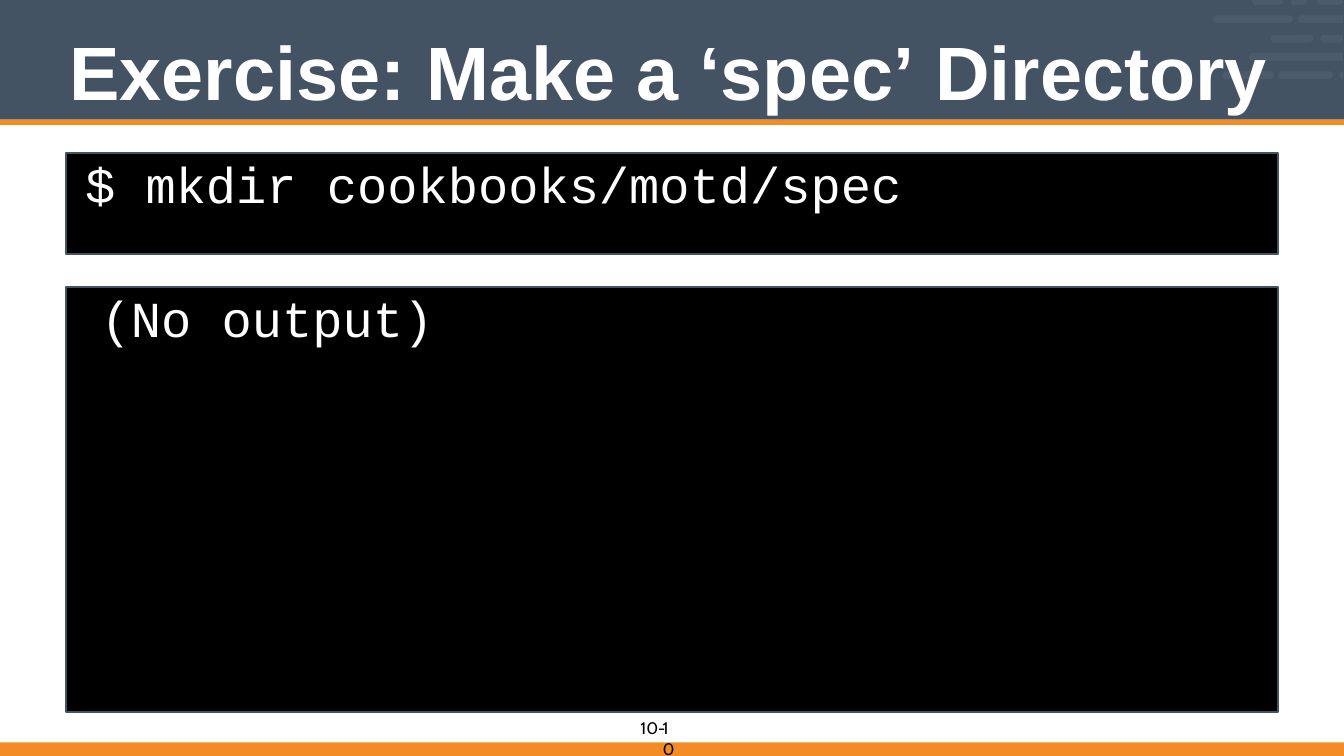
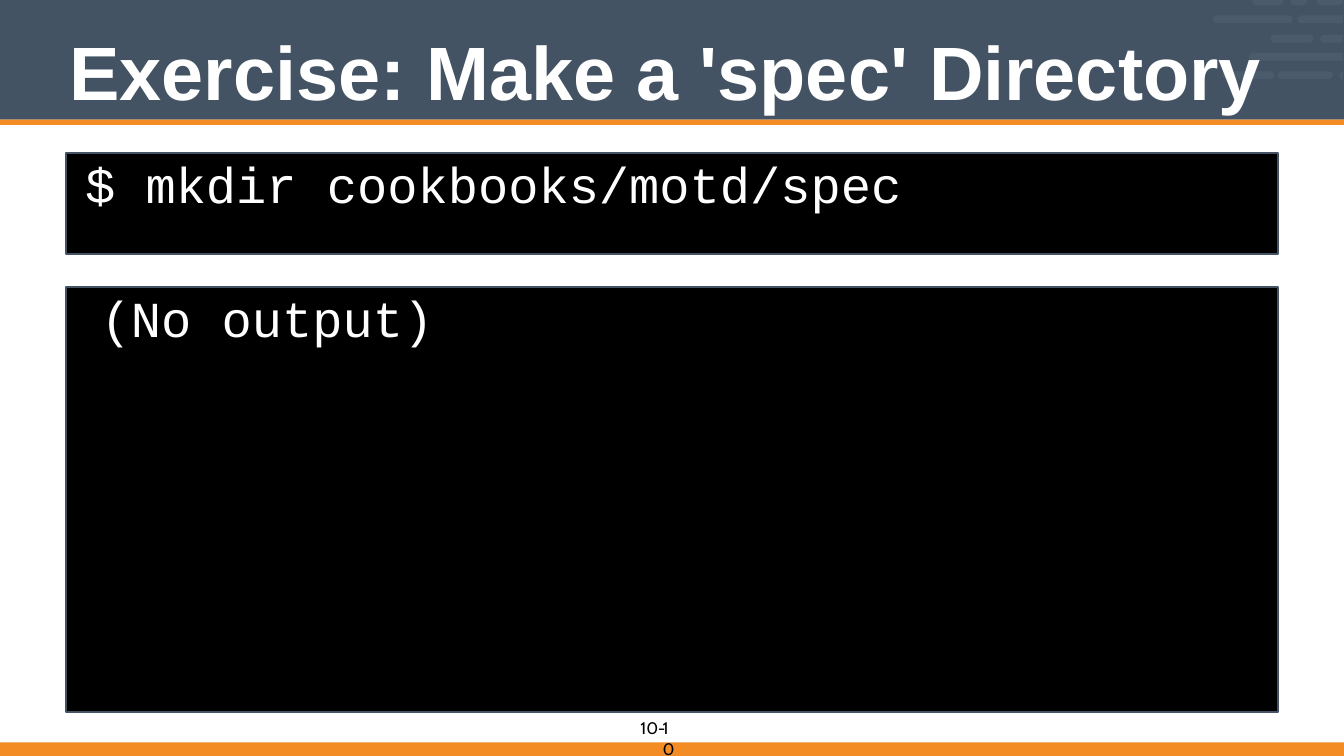
Before and after one commit to vinyar/chef-intermediate, a slide deck: slide 10 of Modules/10-introduction_to_chefspec.pptx. Drawn at 1344x756 pixels with LibreOffice and Linux fonts; fonts in the diff are those of the drawing. Boxes give left, top, right and bottom in pixels: in the first picture for what was removed or moved away, otherwise in the second. Text is boxed around its words. In the diff, an @@ line names an element or a change of style, - is before the commit and + after.

```diff
--- a/Modules/10-introduction_to_chefspec.pptx
+++ b/Modules/10-introduction_to_chefspec.pptx
@@ title at [69,45,1261,114]: text changed @@
-Exercise: Make a ‘spec’ Directory
+Exercise: Make a 'spec' Directory
```
Also in this commit, not shown: 8 other slides changed.
